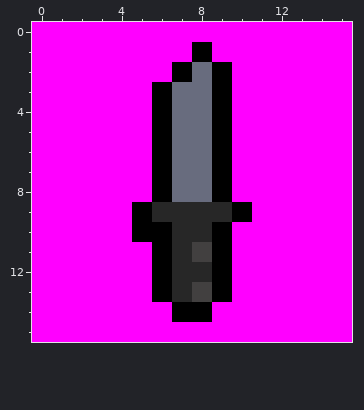
Edited in one commit: pixel-art sprite (gfx/icons/snipericn.png). The first picture shows the starting point.
The file is 16x16 pixels. Colours within 5 levels of each other are drawn and written as one.
Once edited:
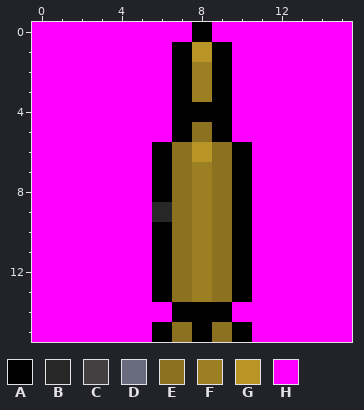
Palette (. is transparent): A #000000  B #272727  C #424040  D #686c7e  E #8c7121  F #9c7e23  G #b99527  H #ff00ff
What changed:
{"y":0,"x":8,"old":"H","new":"A"}
{"y":1,"x":7,"old":"HAH","new":"AGA"}
{"y":2,"x":8,"old":"D","new":"F"}
{"y":3,"x":6,"old":"ADD","new":"HAF"}
{"y":4,"x":6,"old":"ADD","new":"HAA"}
{"y":5,"x":6,"old":"ADD","new":"HAE"}
{"y":6,"x":7,"old":"DDAH","new":"EGEA"}
{"y":7,"x":7,"old":"DDAH","new":"EFEA"}
{"y":8,"x":7,"old":"DDAH","new":"EFEA"}
{"y":9,"x":5,"old":"A","new":"H"}
{"y":9,"x":7,"old":"BBB","new":"EFE"}
{"y":10,"x":5,"old":"A","new":"H"}
{"y":10,"x":7,"old":"BBAH","new":"EFEA"}
{"y":11,"x":7,"old":"BCAH","new":"EFEA"}
{"y":12,"x":7,"old":"BBAH","new":"EFEA"}
{"y":13,"x":7,"old":"BCAH","new":"EFEA"}
{"y":14,"x":9,"old":"H","new":"A"}
{"y":15,"x":6,"old":"HHHHH","new":"AEAEA"}
